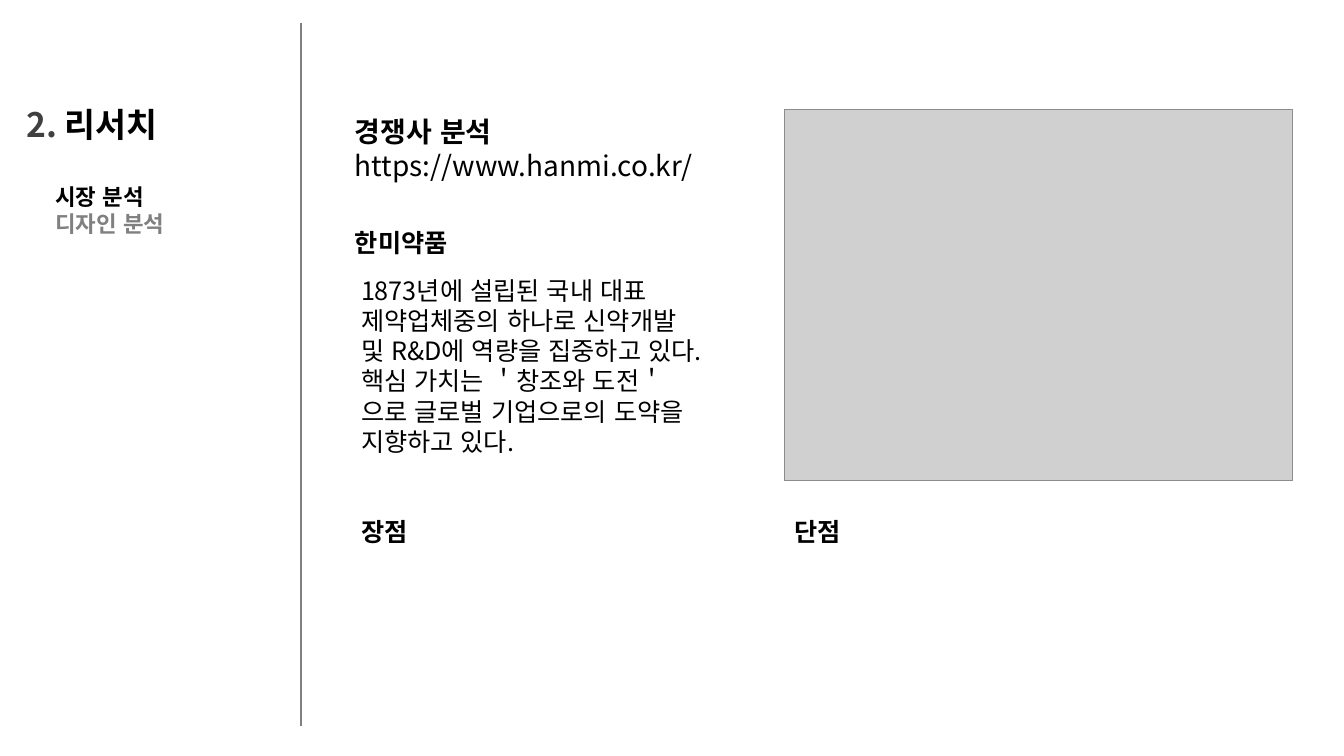
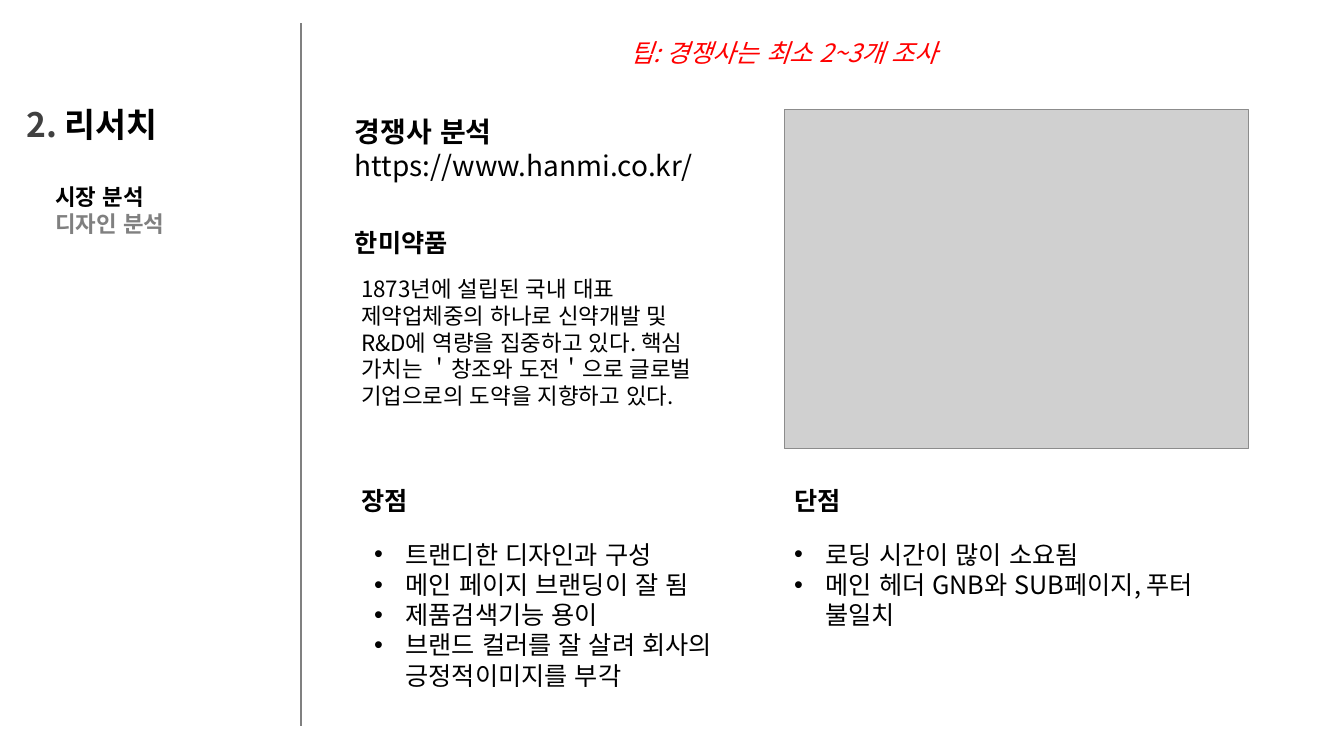
Before and after one commit to csslick/roche-renewal, a slide deck: slide 6 of 로슈 홈페이지 리뉴얼 제안서.pptx. Drawn at 1344x756 pixels with LibreOffice and Linux fonts; fonts in the diff are those of the drawing; grey boxes stand for pictures. Boxes give left, top, right and bottom in pixels: in the first picture for what was removed or moved away, otherwise in the second. Text is boxed around its words. In the diff, an @@ line names an element or a change of style, - is before the commit and + after.

```diff
--- a/로슈 홈페이지 리뉴얼 제안서.pptx
+++ b/로슈 홈페이지 리뉴얼 제안서.pptx
@@ text added at <box>630,41,938,64</box>, 18 pt, text #FF0000, italic @@
+팁: 경쟁사는 최소 2~3개 조사
@@ picture: place and size @@
-picture at <box>784,110,1293,481</box>
+picture at <box>784,110,1249,449</box>
@@ text "1873년에 설립된 국내 대표 제약업체중의 ..." at <box>361,278,692,406</box>: size 18 to 16 pt @@
@@ text "장점": place and size @@
-text "장점" at <box>361,520,407,544</box>
+text "장점" at <box>361,489,407,513</box>
@@ text "단점": place and size @@
-text "단점" at <box>794,520,840,543</box>
+text "단점" at <box>794,489,840,512</box>
@@ text added at <box>406,543,712,687</box>, 18 pt, text #000000 @@
+• 트랜디한 디자인과 구성
+• 메인 페이지 브랜딩이 잘 됨
+• 제품검색기능 용이
+• 브랜드 컬러를 잘 살려 회사의 긍정적이미지를 부각
@@ text added at <box>826,543,1193,626</box>, 18 pt, text #000000 @@
+• 로딩 시간이 많이 소요됨
+• 메인 헤더 GNB와 SUB페이지, 푸터 불일치
```
Also in this commit, not shown: 3 slides added.
